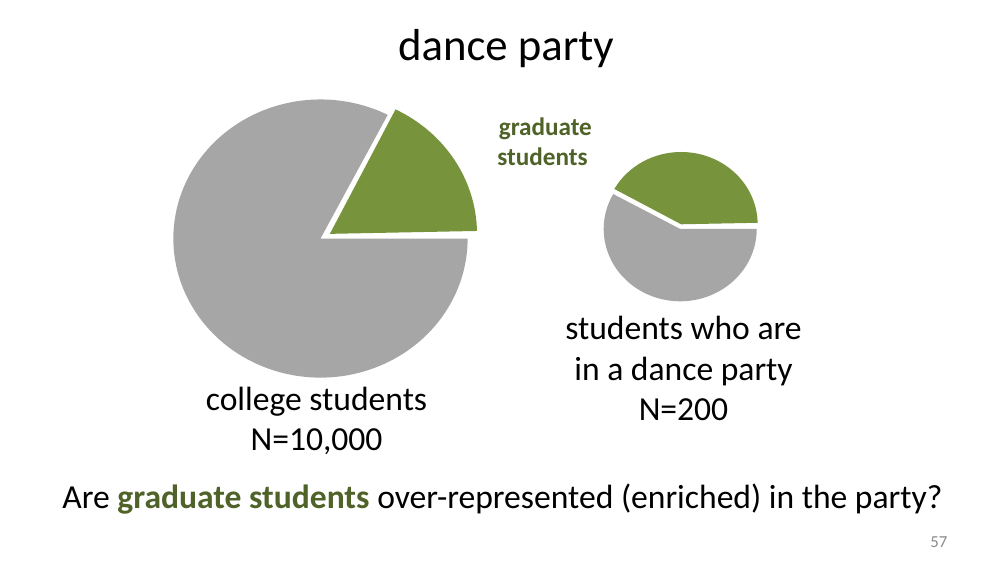
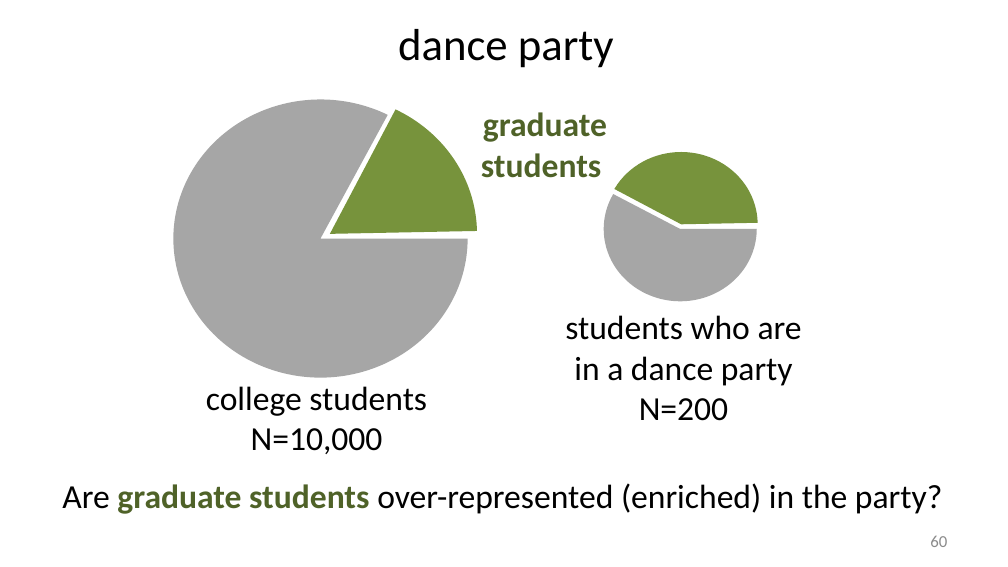
Before and after one commit to liu3zhenlab/teaching, a slide deck: slide 60 of RNA-Seq-Workshop/2026/lectures/IGF26_RNA-seq.pptx (slide 57 before the commit). Drawn at 1008x567 pixels with LibreOffice and Linux fonts; fonts in the diff are those of the drawing. Boxes give left, top, right and bottom in pixels: in the first picture for what was removed or moved away, otherwise in the second. Text is boxed around its words. In the diff, an @@ line names an element or a change of style, - is before the commit and + after.

```diff
--- a/RNA-Seq-Workshop/2026/lectures/IGF26_RNA-seq.pptx
+++ b/RNA-Seq-Workshop/2026/lectures/IGF26_RNA-seq.pptx
@@ text "graduate students": place and size @@
-text "graduate students" at bbox=[497, 117, 592, 165]
+text "graduate students" at bbox=[481, 112, 607, 178]
@@ text "graduate students" at bbox=[481, 112, 607, 178]: size 18 to 24 pt @@
@@ page number at bbox=[930, 536, 947, 547]: text changed @@
-57
+60
```
Also in this commit, not shown: 8 other slides changed, 4 slides added.
